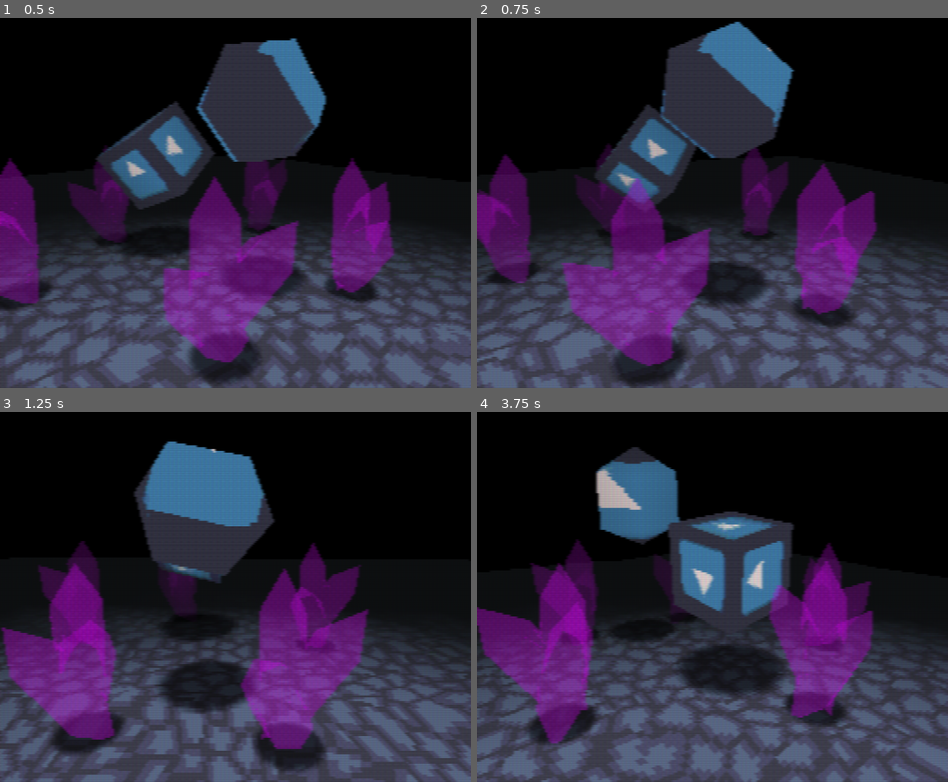
Above: before the commit, frames 1-4 (two rows, left to right).
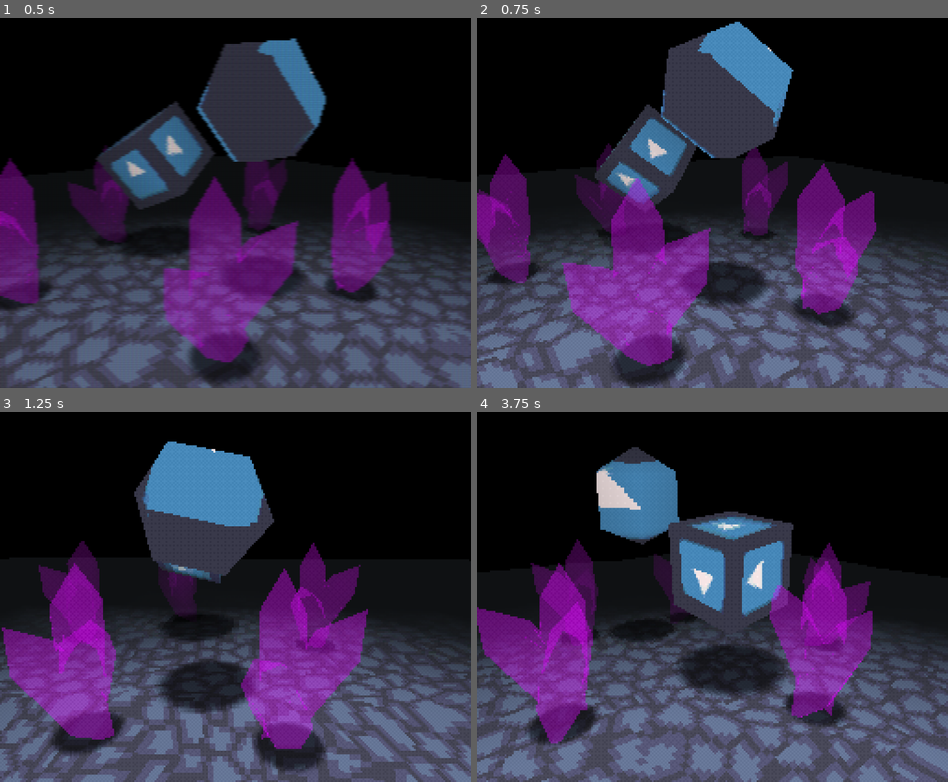
Above: after the commit, the same moments.

Repository: MenacingMecha/godot-psx-style-demo
Game: Godot game, scene res://post_process_viewport.tscn
Same seed, same stepped clock (60 frames per second), same inputs: the game is played once before the commit and once after it. The engine's default icon, where the game draws it, is replaced by a stand-in: a white triangle on a blue panel in a dark square.
Inputs:
- Up to frame 1 (0.5 s): no input
- Up to frame 2 (0.75 s): tap 1 (kb_1, bound only after the commit) at 0.6 s
- Up to frame 3 (1.25 s): no input
- Up to frame 4 (3.75 s): tap 1 (kb_1, bound only after the commit) every 0.75 s from 1.35 to 3.6 s

Frame 1 is identical in both runs. In frame 2, 17% of the frame differs, in the area x 0-100%, y 0-100%; in frame 3, 18%; in frame 4, 19%, in the area x 0-100%, y 9-100%.

Commit message:
Added post-process toggling

Diff:
--- a/post_process_viewport.tscn
+++ b/post_process_viewport.tscn
@@ -1,7 +1,8 @@
-[gd_scene load_steps=4 format=2]
+[gd_scene load_steps=5 format=2]
 
 [ext_resource path="res://shaders/lcd_post_process.shader" type="Shader" id=1]
 [ext_resource path="res://world.tscn" type="PackedScene" id=2]
+[ext_resource path="res://toggle_post_process.gd" type="Script" id=3]
 
 [sub_resource type="ShaderMaterial" id=1]
 shader = ExtResource( 1 )
@@ -17,6 +18,7 @@
 anchor_bottom = 1.0
 stretch = true
 stretch_shrink = 4
+script = ExtResource( 3 )
 __meta__ = {
 "_edit_use_anchors_": false
 }
--- a/project.godot
+++ b/project.godot
@@ -27,6 +27,14 @@
 window/stretch/mode="viewport"
 window/stretch/aspect="keep"
 
+[input]
+
+kb_1={
+"deadzone": 0.5,
+"events": [ Object(InputEventKey,"resource_local_to_scene":false,"resource_name":"","device":0,"alt":false,"shift":false,"control":false,"meta":false,"command":false,"pressed":false,"scancode":49,"unicode":0,"echo":false,"script":null)
+ ]
+}
+
 [rendering]
 
 quality/driver/driver_name="GLES2"
--- /dev/null
+++ b/toggle_post_process.gd
@@ -0,0 +1,19 @@
+extends ViewportContainer
+
+
+# Declare member variables here. Examples:
+# var a = 2
+# var b = "text"
+
+
+# Called when the node enters the scene tree for the first time.
+func _ready():
+	material = get_material()
+	pass
+
+
+# Called every frame. 'delta' is the elapsed time since the previous frame.
+func _process(delta):
+	if Input.is_action_just_pressed("kb_1"):
+		material.set_shader_param("enabled", !material.get_shader_param("enabled"))
+		#material.set_shader_param("enabled", false)
